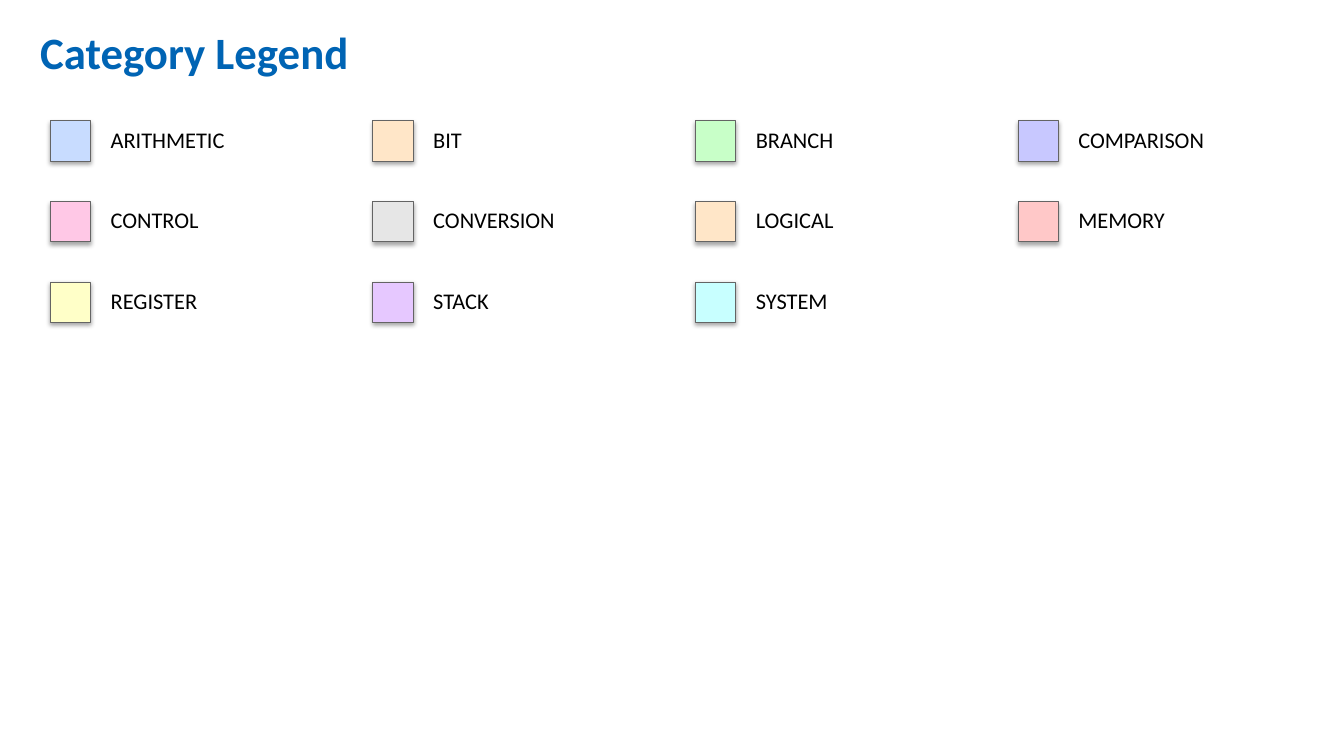
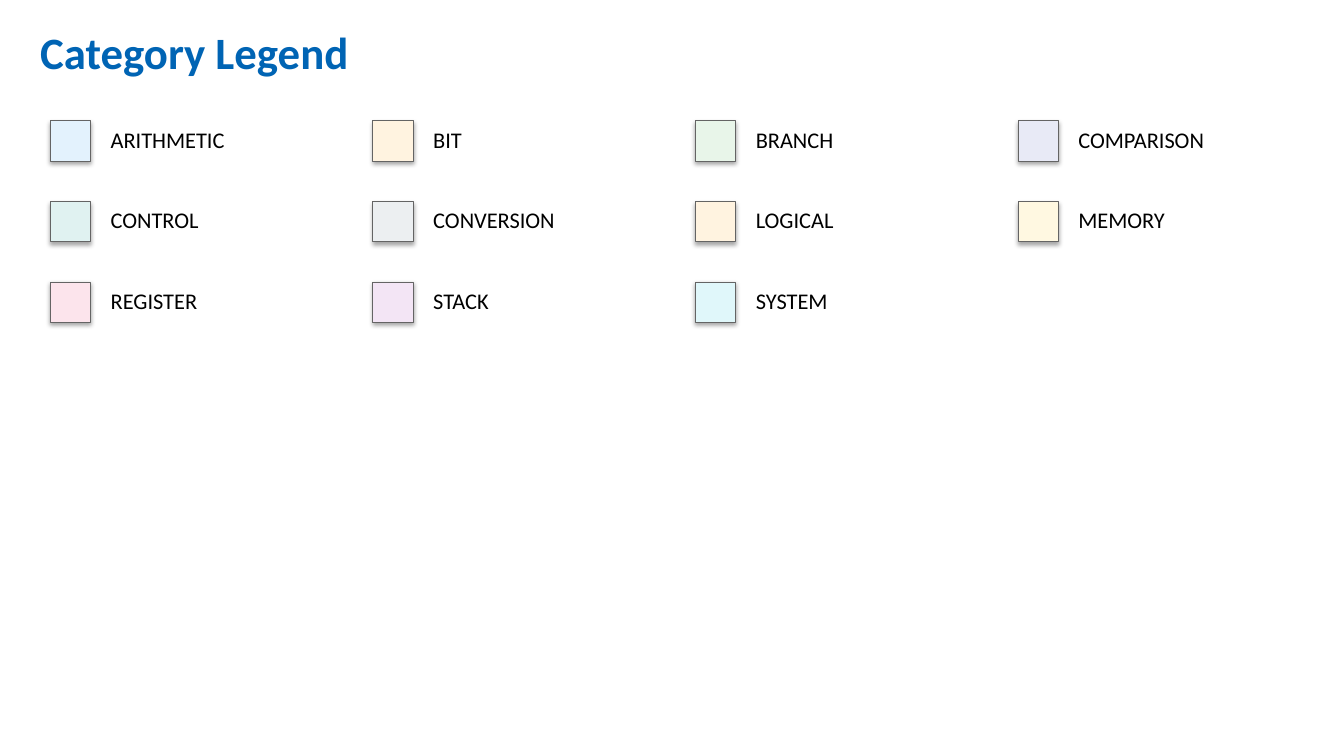
Before and after one commit to RetroCoreLabs/nd500x, a slide deck: slide 3 of docs/nd500_instruction_map.pptx. Drawn at 1344x756 pixels with LibreOffice and Linux fonts; fonts in the diff are those of the drawing. Boxes give left, top, right and bottom in pixels: in the first picture for what was removed or moved away, otherwise in the second. Text is boxed around its words. In the diff, an @@ line names an element or a change of style, - is before the commit and + after.

```diff
--- a/docs/nd500_instruction_map.pptx
+++ b/docs/nd500_instruction_map.pptx
@@ rectangle at (x1=50, y1=121, x2=91, y2=161): fill #C8DCFF to #E3F2FD @@
@@ rectangle at (x1=373, y1=121, x2=413, y2=161): fill #FFE6C8 to #FFF3E0 @@
@@ rectangle at (x1=696, y1=121, x2=736, y2=161): fill #C8FFC8 to #E8F5E9 @@
@@ rectangle at (x1=1018, y1=121, x2=1059, y2=161): fill #C8C8FF to #E8EAF6 @@
@@ rectangle at (x1=50, y1=202, x2=91, y2=242): fill #FFC8E6 to #E0F2F1 @@
@@ rectangle at (x1=696, y1=202, x2=736, y2=242): fill #FFE6C8 to #FFF3E0 @@
@@ rectangle at (x1=1018, y1=202, x2=1059, y2=242): fill #FFC8C8 to #FFF8E1 @@
@@ rectangle at (x1=50, y1=282, x2=91, y2=323): fill #FFFFC8 to #FCE4EC @@
@@ rectangle at (x1=373, y1=282, x2=413, y2=323): fill #E6C8FF to #F3E5F5 @@
@@ rectangle at (x1=696, y1=282, x2=736, y2=323): fill #C8FFFF to #E0F7FA @@
```
Also in this commit, not shown: 15 other slides changed, 1 other file.
